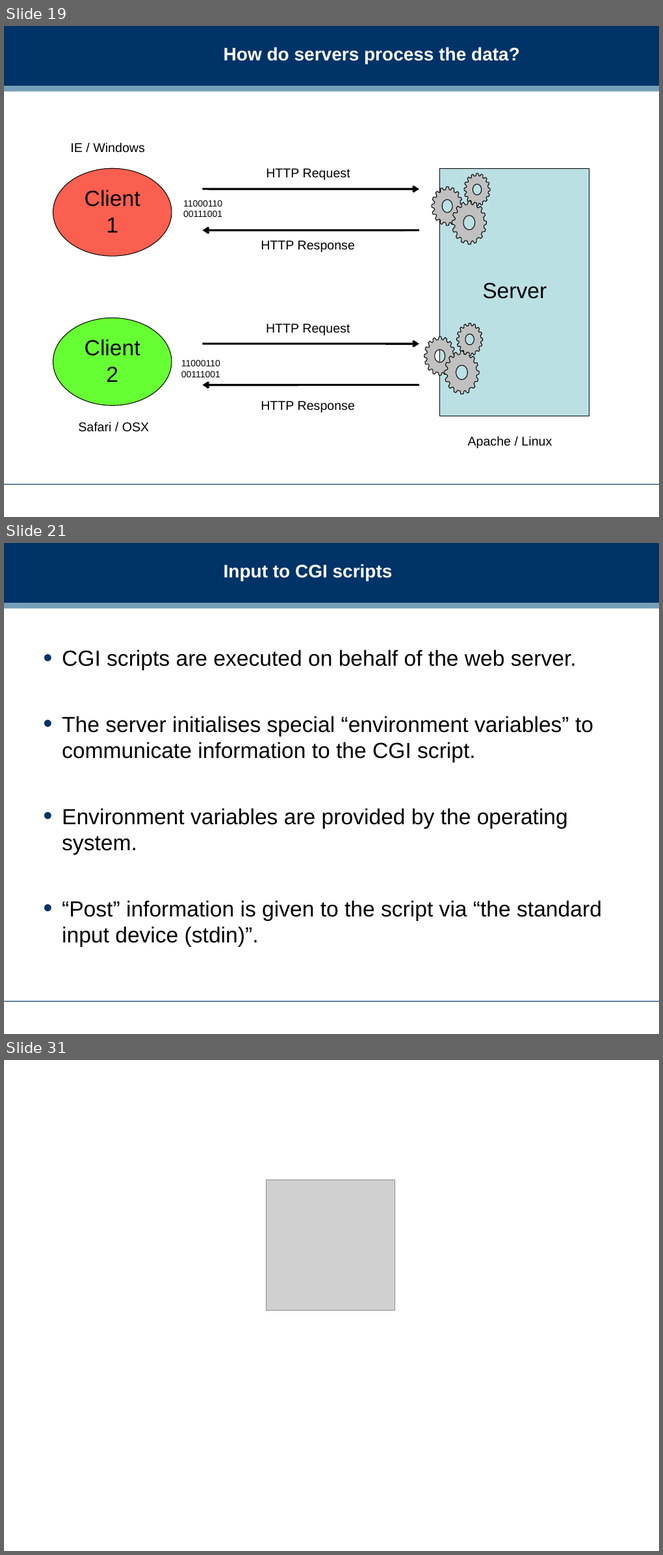
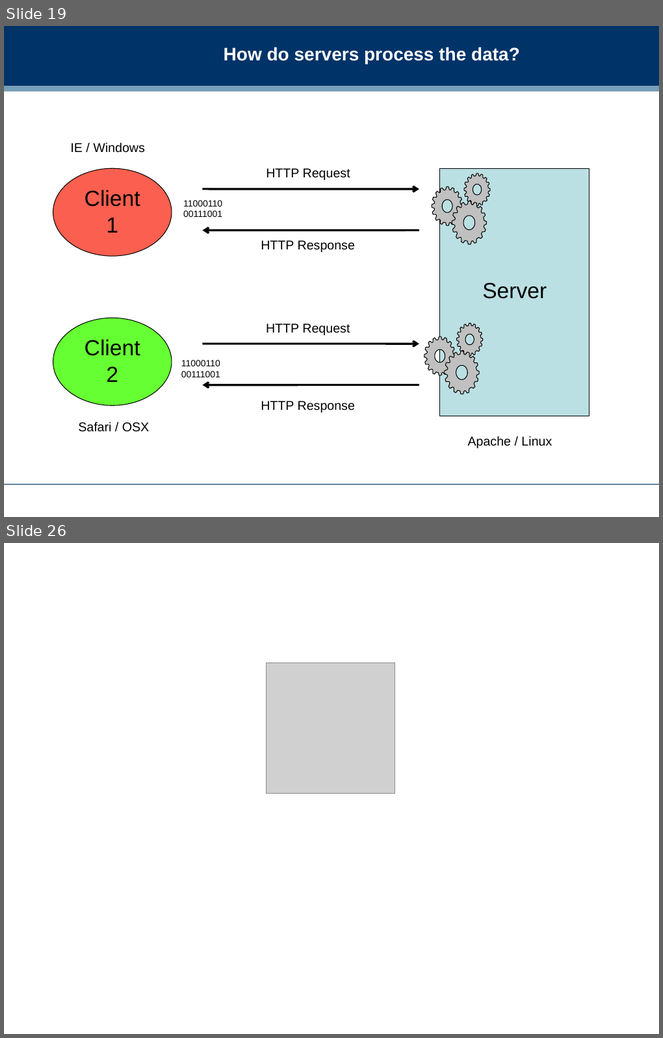
Before and after one commit to dreamind/ix, a slide deck: workshops/infrastructure/infrastructure.ppt. Shown one above the other, each under a label of ours: slides 19, 21 and 31 before the commit, slides 19 and 26 after it; the slides between them are not shown. The pictures are 663x1555 and 663x1038 pixels, drawn with LibreOffice and Linux fonts; fonts in the diff are those of the drawing; grey boxes stand for pictures; background and template pictures are left out. Boxes give left, top, right and bottom in pixels: in the first picture for what was removed or moved away, otherwise in the second. Text is boxed around its words. In the diff, an @@ line names an element or a change of style, - is before the commit and + after.

```diff
--- a/workshops/infrastructure/infrastructure.ppt
+++ b/workshops/infrastructure/infrastructure.ppt
@@ slide 21 removed at box(4, 543, 659, 1034), background #FFFFFF; not listed: 3 template elements that a slide beside it also shows @@
@@ title removed at box(224, 564, 393, 581) @@
-Input to CGI scripts
@@ text removed at box(62, 650, 602, 947) @@
-• CGI scripts are executed on behalf of the web server.
-• The server initialises special “environment variables” to communicate information to the CGI script.
-• Environment variables are provided by the operating system.
-• “Post” information is given to the script via “the standard input device (stdin)”.
@@ what was slide 31 is now slide 26 @@
```
Also in this commit, not shown: 5 slides changed, 5 slides added, 9 other slides removed, 9 other files.
